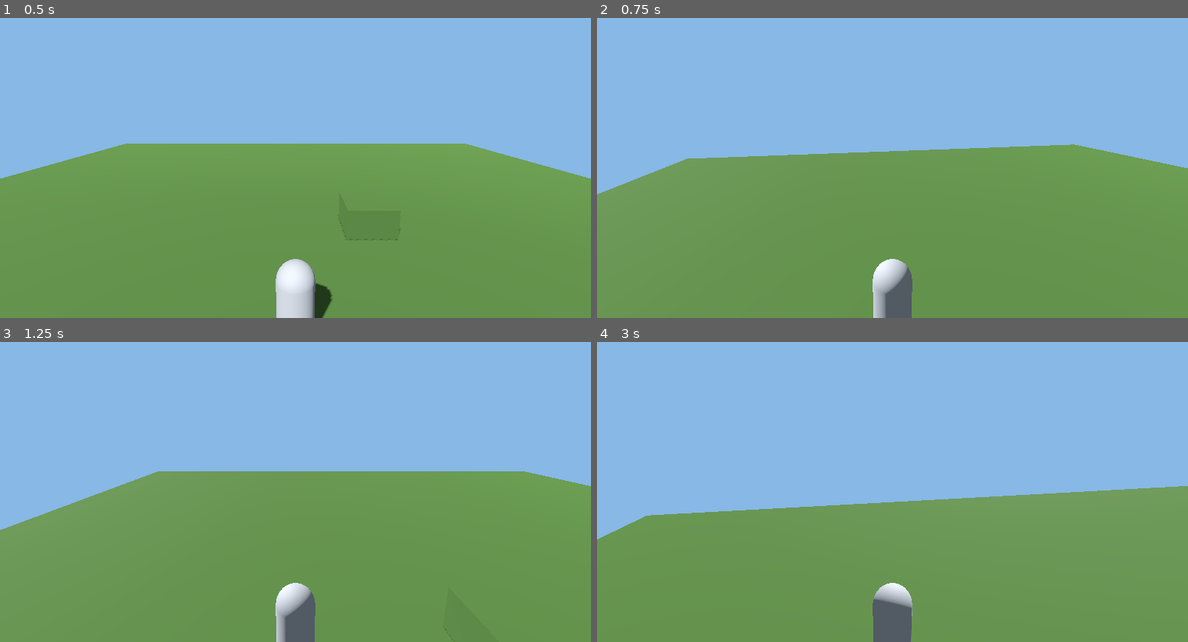
Above: before the commit, frames 1-4 (two rows, left to right).
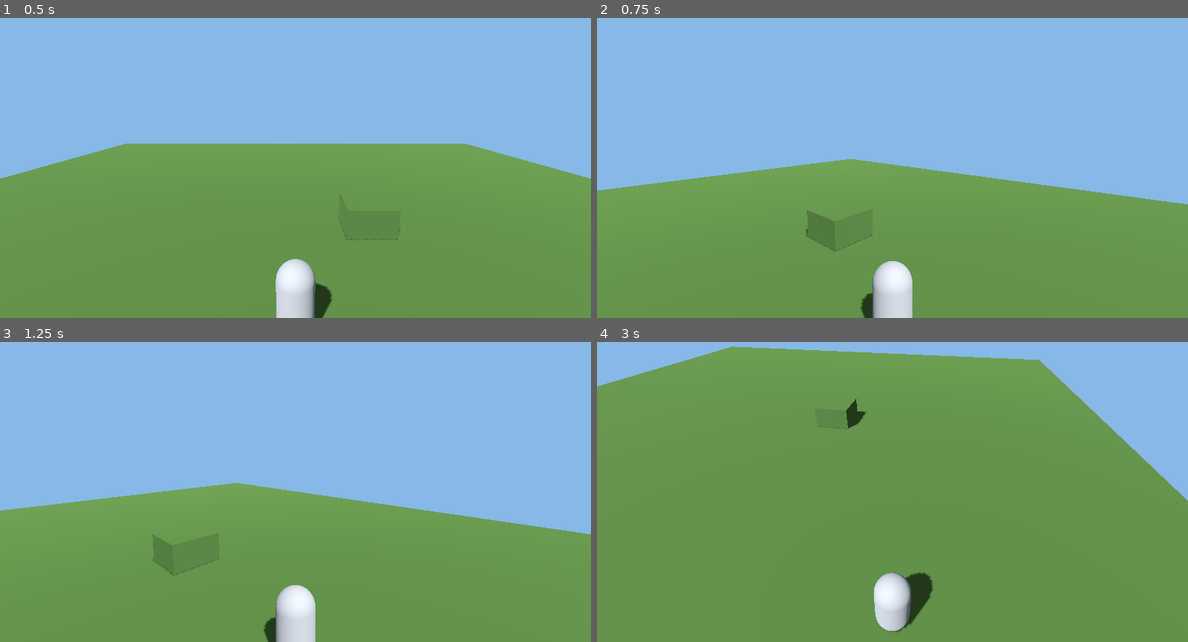
Above: after the commit, the same moments.

Repository: pfarrergraf/Landwirtschaftssimulator
Game: Godot game, scene res://scenes/main.tscn
Two runs of this game, one before a commit and one after it. Both use one fixed random seed, a clock stepped at 60 frames per second and the inputs below.
Inputs (mouse positions are in pixels of both pictures, inside the frame that each line leads up to):
- Up to frame 1 (0.5 s): no input
- Up to frame 2 (0.75 s): tap Enter at 0.5 s; move the mouse to (1022, 135) at 0.52 s; hold D (move_right) from 0.53 s (still down)
- Up to frame 3 (1.25 s): keep holding D (move_right)
- Up to frame 4 (3 s): move the mouse to (774, 492) at 1.27 s; release D (move_right) at 1.28 s; hold S (move_backward) 1.28-2.03 s; move the mouse to (951, 402) at 2.02 s; hold D (move_right) 2.03-2.78 s; move the mouse to (862, 543) at 2.77 s; hold W (move_forward) from 2.78 s (still down)

Frame 1 is identical in both runs. In frame 2, 9.1% of the frame differs, in the area x 0-100%, y 42-100%; in frame 3, 10%; in frame 4, 44%, in the area x 0-100%, y 1-100%.

Commit message:
feat: add camera orbit and persistent player state

Diff:
--- a/game/godot/project.godot
+++ b/game/godot/project.godot
@@ -39,3 +39,15 @@
 "deadzone": 0.2,
 "events": [Object(InputEventKey,"physical_keycode":68)]
 }
+toggle_mouse_capture={
+"deadzone": 0.2,
+"events": [Object(InputEventKey,"physical_keycode":4194305)]
+}
+save_game={
+"deadzone": 0.2,
+"events": [Object(InputEventKey,"physical_keycode":4194336)]
+}
+load_game={
+"deadzone": 0.2,
+"events": [Object(InputEventKey,"physical_keycode":4194340)]
+}
--- a/game/godot/scripts/player_controller.gd
+++ b/game/godot/scripts/player_controller.gd
@@ -3,8 +3,41 @@
 @export var move_speed: float = 5.0
 @export var acceleration: float = 18.0
 @export var rotation_speed: float = 10.0
+@export var camera_sensitivity: float = 0.003
+@export var camera_pitch_min: float = deg_to_rad(-55.0)
+@export var camera_pitch_max: float = deg_to_rad(25.0)
+
+@onready var camera_pivot: Node3D = $CameraPivot
 
 var gravity: float = ProjectSettings.get_setting("physics/3d/default_gravity")
+var camera_pitch: float = deg_to_rad(-12.0)
+
+
+func _ready() -> void:
+    Input.mouse_mode = Input.MOUSE_MODE_CAPTURED
+    camera_pivot.rotation.x = camera_pitch
+
+
+func _unhandled_input(event: InputEvent) -> void:
+    if event is InputEventMouseMotion and Input.mouse_mode == Input.MOUSE_MODE_CAPTURED:
+        rotate_y(-event.relative.x * camera_sensitivity)
+        camera_pitch = clamp(
+            camera_pitch - event.relative.y * camera_sensitivity,
+            camera_pitch_min,
+            camera_pitch_max
+        )
+        camera_pivot.rotation.x = camera_pitch
+    elif event.is_action_pressed("toggle_mouse_capture"):
+        Input.mouse_mode = (
+            Input.MOUSE_MODE_VISIBLE
+            if Input.mouse_mode == Input.MOUSE_MODE_CAPTURED
+            else Input.MOUSE_MODE_CAPTURED
+        )
+    elif event.is_action_pressed("save_game"):
+        var error := SavegameService.save_player(self)
+        print("Savegame result: ", error)
+    elif event.is_action_pressed("load_game"):
+        print("Savegame loaded: ", SavegameService.load_player(self))
 
 
 func _physics_process(delta: float) -> void:
@@ -14,13 +47,14 @@
         "move_forward",
         "move_backward"
     )
-    var direction := Vector3(input_vector.x, 0.0, input_vector.y)
+    var local_direction := Vector3(input_vector.x, 0.0, input_vector.y)
+    var direction := global_transform.basis * local_direction
+    direction.y = 0.0
 
     if direction.length_squared() > 0.0:
         direction = direction.normalized()
         velocity.x = move_toward(velocity.x, direction.x * move_speed, acceleration * delta)
         velocity.z = move_toward(velocity.z, direction.z * move_speed, acceleration * delta)
-        rotation.y = lerp_angle(rotation.y, atan2(direction.x, direction.z), rotation_speed * delta)
     else:
         velocity.x = move_toward(velocity.x, 0.0, acceleration * delta)
         velocity.z = move_toward(velocity.z, 0.0, acceleration * delta)
--- /dev/null
+++ b/game/godot/scripts/savegame_service.gd
@@ -0,0 +1,50 @@
+class_name SavegameService
+extends RefCounted
+
+const SCHEMA_VERSION: int = 1
+const SAVE_PATH: String = "user://mvp_savegame.json"
+
+
+static func save_player(player: Node3D) -> Error:
+    var payload := {
+        "schema_version": SCHEMA_VERSION,
+        "player": {
+            "position": [player.global_position.x, player.global_position.y, player.global_position.z],
+            "rotation_y": player.global_rotation.y,
+        },
+    }
+    var temporary_path := SAVE_PATH + ".tmp"
+    var file := FileAccess.open(temporary_path, FileAccess.WRITE)
+    if file == null:
+        return FileAccess.get_open_error()
+    file.store_string(JSON.stringify(payload))
+    file.flush()
+    file.close()
+    if FileAccess.file_exists(SAVE_PATH):
+        DirAccess.remove_absolute(SAVE_PATH)
+    return DirAccess.rename_absolute(temporary_path, SAVE_PATH)
+
+
+static func load_player(player: Node3D) -> bool:
+    if not FileAccess.file_exists(SAVE_PATH):
+        return false
+    var file := FileAccess.open(SAVE_PATH, FileAccess.READ)
+    if file == null:
+        return false
+    var parsed: Variant = JSON.parse_string(file.get_as_text())
+    if not parsed is Dictionary:
+        return false
+    var data: Dictionary = parsed
+    if int(data.get("schema_version", 0)) != SCHEMA_VERSION:
+        return false
+    var player_data: Dictionary = data.get("player", {})
+    var position_data: Array = player_data.get("position", [])
+    if position_data.size() != 3:
+        return false
+    player.global_position = Vector3(
+        float(position_data[0]),
+        float(position_data[1]),
+        float(position_data[2])
+    )
+    player.global_rotation.y = float(player_data.get("rotation_y", 0.0))
+    return true
Not shown, added: tests/test_godot_playable_spike.py
